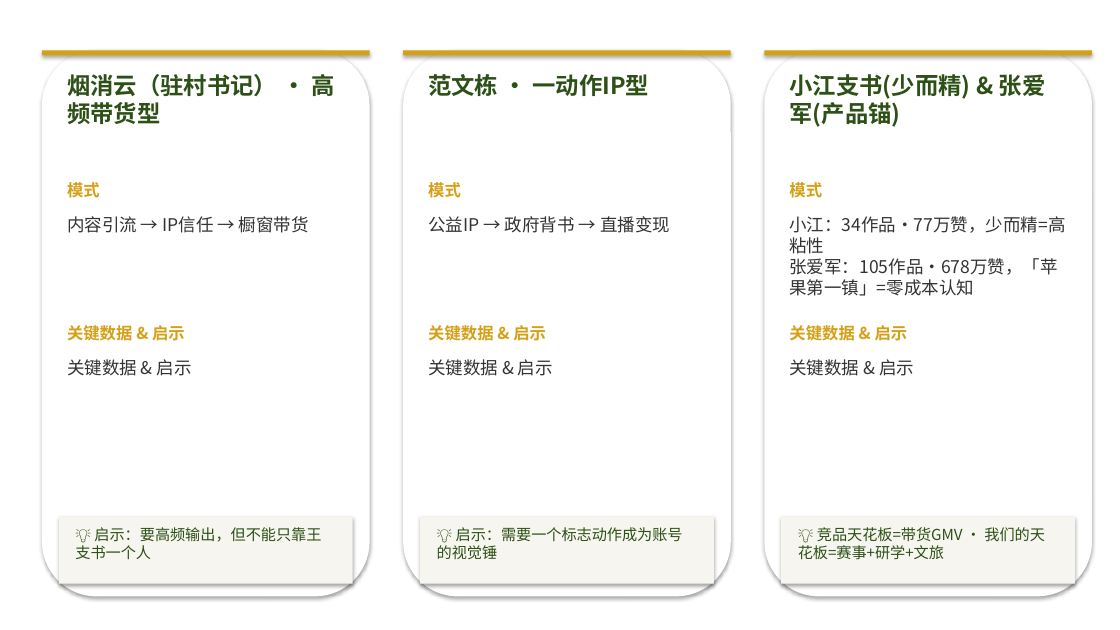
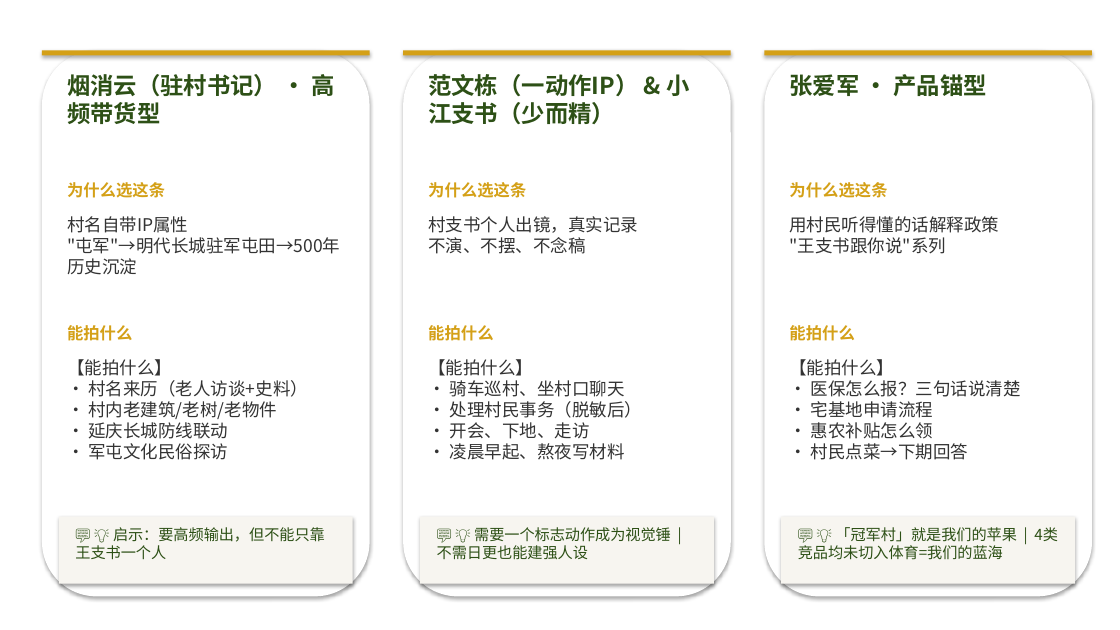
Before and after one commit to 975801846-star/workspace-outputs, a slide deck: slide 9 of tunjunying/plan_v2.pptx. Drawn at 1120x630 pixels with LibreOffice and Linux fonts; fonts in the diff are those of the drawing. Boxes give left, top, right and bottom in pixels: in the first picture for what was removed or moved away, otherwise in the second. Text is boxed around its words. In the diff, an @@ line names an element or a change of style, - is before the commit and + after.

Commit message:
fix: 24条脚本分4页完整展示（每页6条），28页PPT，已含中性表述+王支书替换

```diff
--- a/tunjunying/plan_v2.pptx
+++ b/tunjunying/plan_v2.pptx
@@ text at <box>428,74,690,124</box>: text changed @@
-范文栋 · 一动作IP型
+范文栋（一动作IP） & 小江支书（少而精）
@@ text at <box>789,74,987,96</box>: text changed @@
-小江支书(少而精) & 张爱军(产品锚)
+张爱军 · 产品锚型
@@ text at <box>67,182,165,198</box>: text changed @@
-模式
+为什么选这条
@@ text at <box>428,182,526,198</box>: text changed @@
-模式
+为什么选这条
@@ text at <box>789,182,887,198</box>: text changed @@
-模式
+为什么选这条
@@ text at <box>67,216,340,254</box>: text changed @@
-内容引流 → IP信任 → 橱窗带货
+村名自带IP属性
+"屯军"→明代长城驻军屯田→500年历史沉淀
@@ text at <box>428,216,638,254</box>: text changed @@
-公益IP → 政府背书 → 直播变现
+村支书个人出镜，真实记录
+不演、不摆、不念稿
@@ text at <box>789,216,999,254</box>: text changed @@
-小江：34作品·77万赞，少而精=高粘性
-张爱军：105作品·678万赞，「苹果第一镇」=零成本认知
+用村民听得懂的话解释政策
+"王支书跟你说"系列
@@ text at <box>67,325,132,341</box>: text changed @@
-关键数据 & 启示
+能拍什么
@@ text at <box>428,325,493,341</box>: text changed @@
-关键数据 & 启示
+能拍什么
@@ text at <box>789,325,854,341</box>: text changed @@
-关键数据 & 启示
+能拍什么
@@ text at <box>67,359,308,460</box>: text changed @@
-关键数据 & 启示
+【能拍什么】
+• 村名来历（老人访谈+史料）
+• 村内老建筑/老树/老物件
+• 延庆长城防线联动
+• 军屯文化民俗探访
@@ text at <box>428,359,642,460</box>: text changed @@
-关键数据 & 启示
+【能拍什么】
+• 骑车巡村、坐村口聊天
+• 处理村民事务（脱敏后）
+• 开会、下地、走访
+• 凌晨早起、熬夜写材料
@@ text at <box>789,359,1021,460</box>: text changed @@
-关键数据 & 启示
+【能拍什么】
+• 医保怎么报？三句话说清楚
+• 宅基地申请流程
+• 惠农补贴怎么领
+• 村民点菜→下期回答
@@ text at <box>75,527,325,560</box>: text changed @@
-💡 启示：要高频输出，但不能只靠王支书一个人
+💬 💡 启示：要高频输出，但不能只靠王支书一个人
@@ text at <box>437,527,671,560</box>: text changed @@
-💡 启示：需要一个标志动作成为账号的视觉锤
+💬 💡 需要一个标志动作成为视觉锤 | 不需日更也能建强人设
@@ text at <box>798,527,1017,560</box>: text changed @@
-💡 竞品天花板=带货GMV · 我们的天花板=赛事+研学+文旅
+💬 💡 「冠军村」就是我们的苹果 | 4类竞品均未切入体育=我们的蓝海
```
Also in this commit, not shown: 19 other slides changed, 2 slides added.
